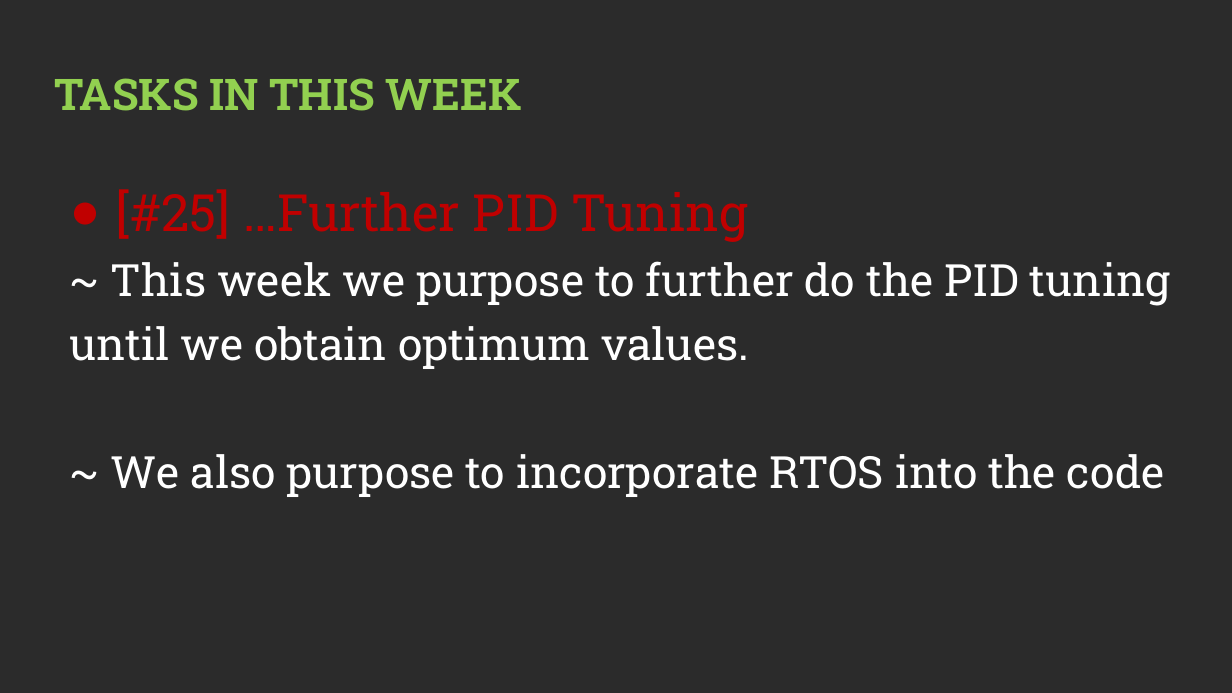
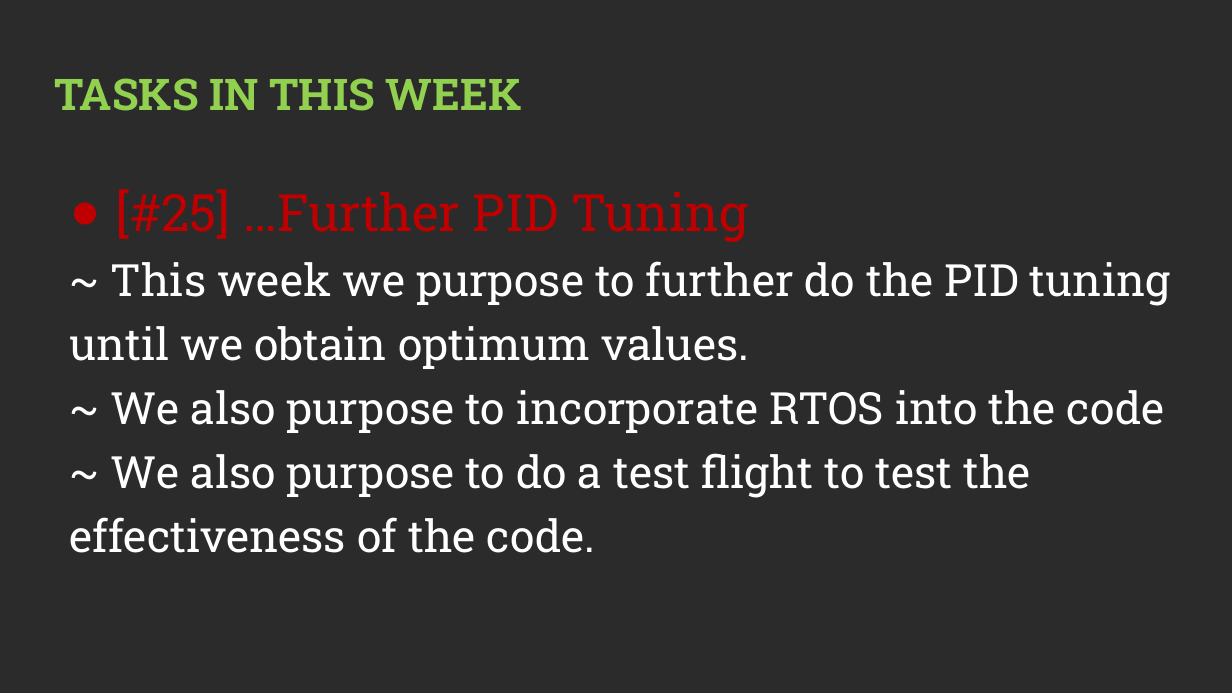
Before and after one commit to nakujaproject/internship2022, a slide deck: slide 5 of Flight_Controls/Week10/Flight Control Progress Report.odp. Drawn at 1232x693 pixels with LibreOffice and Linux fonts; fonts in the diff are those of the drawing; background and template pictures are left out; a plain dark background stands for a picture behind light text. Boxes give left, top, right and bottom in pixels: in the first picture for what was removed or moved away, otherwise in the second. Text is boxed around its words. In the diff, an @@ line names an element or a change of style, - is before the commit and + after.

```diff
--- a/Flight_Controls/Week10/Flight Control Progress Report.odp
+++ b/Flight_Controls/Week10/Flight Control Progress Report.odp
@@ text at (x1=70, y1=453, x2=1030, y2=553): paragraph added @@
+~ We also purpose to do a test flight to test the effectiveness of the code.
```
